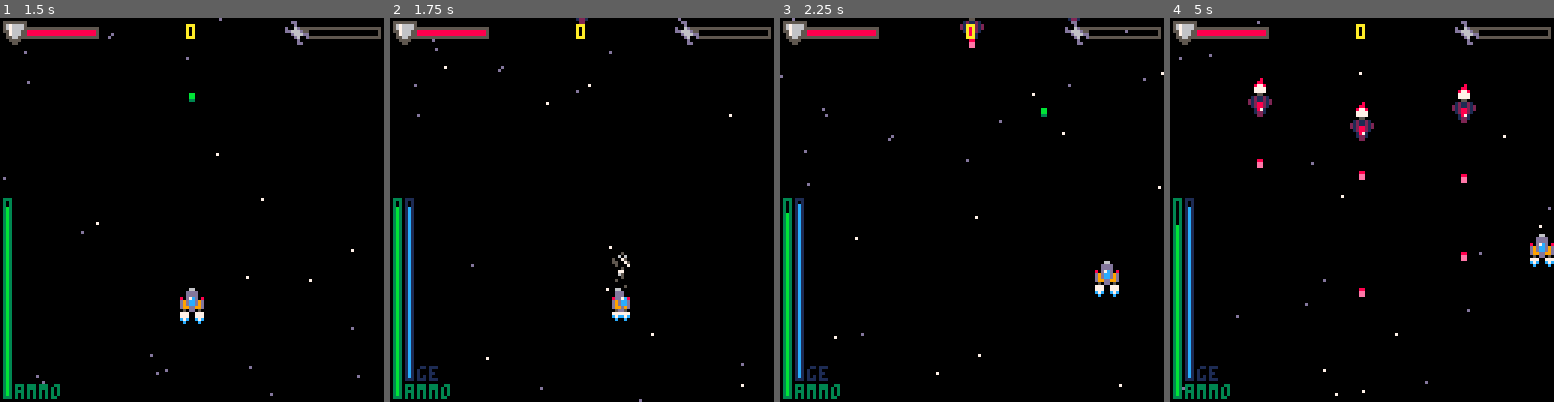
Above: before the commit, frames 1-4 (left to right).
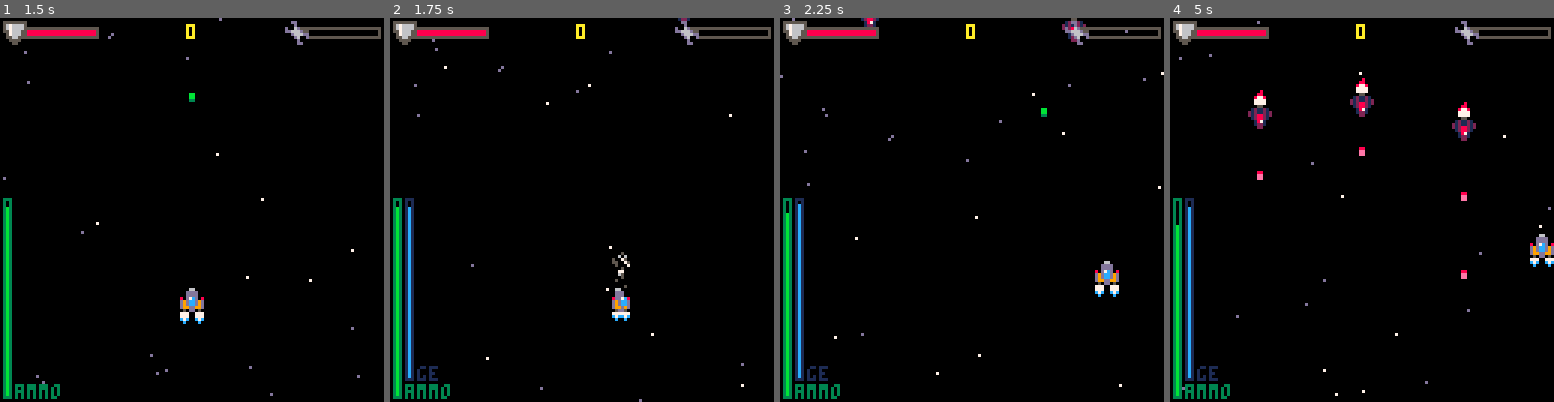
Above: after the commit, the same moments.

Repository: Sreaz0ne/the-recycler-p8
Game: PICO-8 cartridge the_recycler.p8
Two runs of this game, one before a commit and one after it. Both use one fixed random seed, a clock stepped at 60 frames per second and the inputs below.
Inputs:
- Up to frame 1 (1.5 s): tap X (X key) at 0.33, 1.07 s; tap O (Z key) at 0.7 s
- Up to frame 2 (1.75 s): hold Right from 1.6 s (still down); tap O (Z key) at 1.7 s
- Up to frame 3 (2.25 s): tap X (X key) at 1.85 s; release Right at 2.1 s; tap O (Z key) at 2.1 s; hold Up from 2.15 s (still down)
- Up to frame 4 (5 s): release Up at 2.42 s; hold Right 2.47-3.03 s; tap O (Z key) every 0.4 s from 2.5 to 4.9 s; tap X (X key) at 2.97, 4.08 s; hold Left 3.08-3.58 s; hold Down 3.63-3.97 s; hold Right 4.02-4.68 s; hold Up from 4.73 s (still down)

Frame 1 is identical in both runs. In frame 2, less than 0.1% of the frame differs, in the area x 48-79%, y 0-2%; in frame 3, 0.4%; in frame 4, 2.0%, in the area x 20-80%, y 15-73%.

Commit message:
Add scrap which can heal

Diff:
--- a/the_recycler.p8
+++ b/the_recycler.p8
@@ -363,7 +363,7 @@
 		enemy={
 			stype="e",
 			x=flr(gap*i+8*(i-1)),
-			y=-flr(rnd(32)),
+			y=-flr(rnd(49)),
 			life=3,
 			speed=0.2,
 			hp=3,
@@ -744,14 +742,36 @@
 end
 -->8
 --scraps
+function getscrptype(x,y,spd)
+	local s={}
+	local r=flr(rnd(100))
+	if r>=0
+	and r<79 then
+		s={
+			typ="n",
+			sprt=52,
+		 x=x,
+		 y=y,
+		 speed=spd,
+		 box={x1=0,x2=7,y1=0,y2=7}
+		}
+	elseif r>=80
+	   and r<100 then
+		s={
+			typ="h",
+			sprt=53,
+		 x=x,
+		 y=y,
+		 speed=spd,
+		 box={x1=0,x2=7,y1=0,y2=7}
+		}
+	end
+	return s
+end
+
 function add_scrap(x,y,spd)
-	local scrap={
-	 sprt=52,
-	 x=x,
-	 y=y,
-	 speed=spd,
-	 box={x1=0,x2=7,y1=0,y2=7}
-	}
+
+	local scrap=getscrptype(x,y,spd)
 
 	add(scraps,scrap)
 end
@@ -764,6 +784,10 @@
 			local vacuumed=vacuum(s)
 			if vacuumed==1 then
 				plyr.scraps+=1
+				if s.typ=="h"
+				and plyr.hp<plyr.hpmax then
+				 plyr.hp+=1
+				end
 				del(scraps,s)
 			end
 		end
@@ -805,13 +829,13 @@
 00187100000000000000000000000000000000000000000000000000000000000000000000000000000000000000000000000000000000000000000000000000
 00122100000000000000000000000000000000000000000000000000000000000000000000000000000000000000000000000000000000000000000000000000
 00022000000000000000000000000000000000000000000000000000000000000000000000000000000000000000000000000000000000000000000000000000
-000bb000000000005555555500dd0000056500650000000000000000000000000000000000000000000000000000000000000000000000000000000000000000
-000bb0000000000056766665000d0000005600660000000000000000000000000000000000000000000000000000000000000000000000000000000000000000
-000330000000000056766665d006d555000005550000000000000000000000000000000000000000000000000000000000000000000000000000000000000000
-000000000000000055766655dd666d55565000000000000000000000000000000000000000000000000000000000000000000000000000000000000000000000
-00000000000000000576665000d666dd566000500000000000000000000000000000000000000000000000000000000000000000000000000000000000000000
-000000000008800005566550000d600d057505500000000000000000000000000000000000000000000000000000000000000000000000000000000000000000
-00000000000ee000005555000000d000056606500000000000000000000000000000000000000000000000000000000000000000000000000000000000000000
-00000000000ee000000550000000dd00005505500000000000000000000000000000000000000000000000000000000000000000000000000000000000000000
-
-
+000bb000000000005555555500dd000005650065dd00000000000000000000000000000000000000000000000000000000000000000000000000000000000000
+000bb0000000000056766665000d000000560066d00dd00000000000000000000000000000000000000000000000000000000000000000000000000000000000
+000330000000000056766665d006d5550000055500d99d0000000000000000000000000000000000000000000000000000000000000000000000000000000000
+000000000000000055766655dd666d55565000000093b9d000000000000000000000000000000000000000000000000000000000000000000000000000000000
+00000000000000000576665000d666dd566000500d3bbbd000000000000000000000000000000000000000000000000000000000000000000000000000000000
+000000000008800005566550000d600d057505500093bd0000000000000000000000000000000000000000000000000000000000000000000000000000000000
+00000000000ee000005555000000d00005660650000d9d0d00000000000000000000000000000000000000000000000000000000000000000000000000000000
+00000000000ee000000550000000dd00005505500000000900000000000000000000000000000000000000000000000000000000000000000000000000000000
+
+
